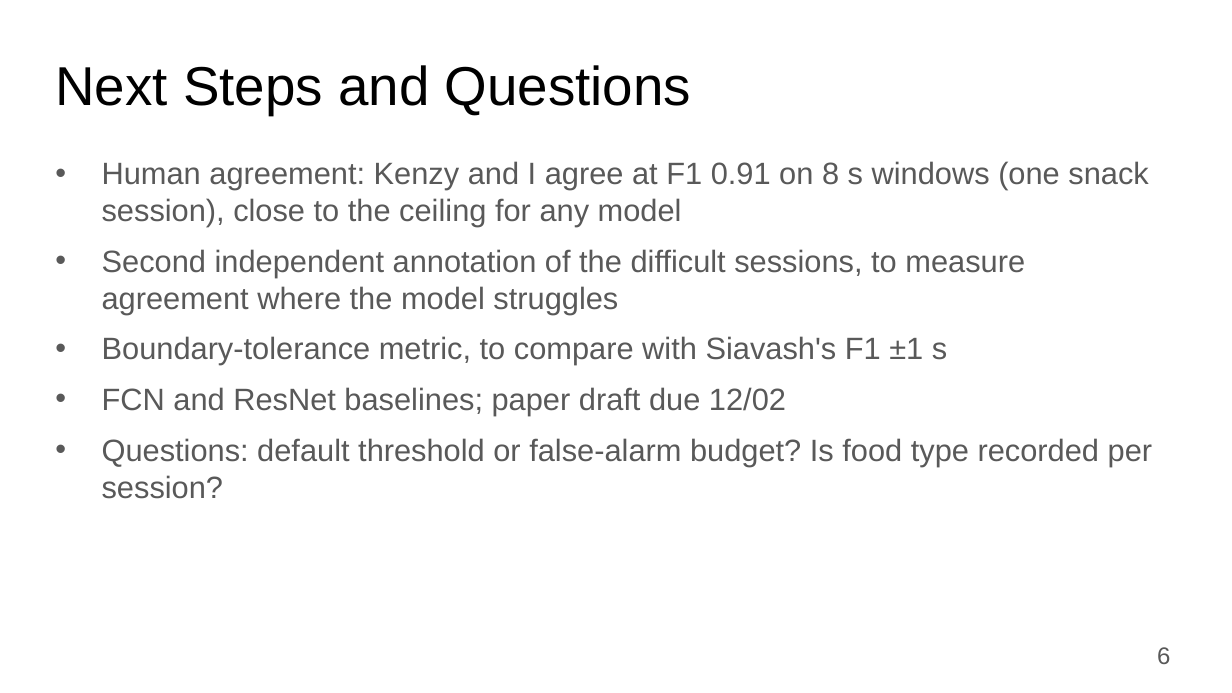
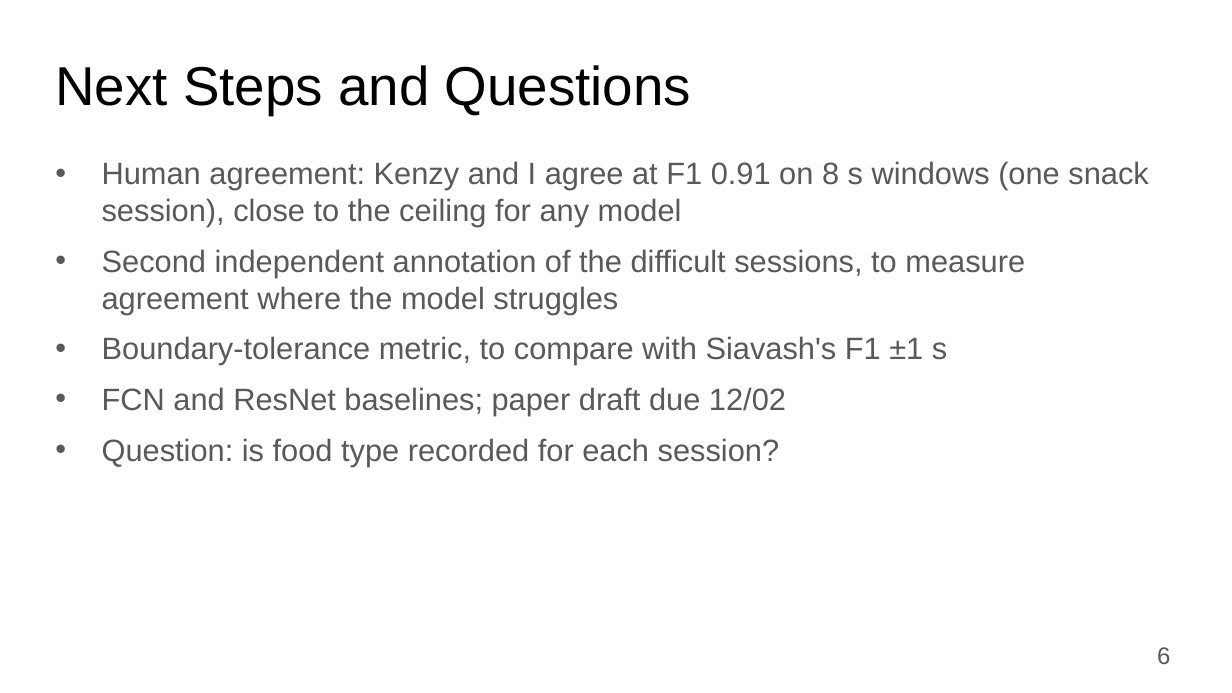
Before and after one commit to Cadunlea/Research_Directory, a slide deck: slide 6 of docs/presentation/lab_meeting_10_22_demo.pptx. Drawn at 1232x693 pixels with LibreOffice and Linux fonts; fonts in the diff are those of the drawing. Boxes give left, top, right and bottom in pixels: in the first picture for what was removed or moved away, otherwise in the second. Text is boxed around its words. In the diff, an @@ line names an element or a change of style, - is before the commit and + after.

```diff
--- a/docs/presentation/lab_meeting_10_22_demo.pptx
+++ b/docs/presentation/lab_meeting_10_22_demo.pptx
@@ text at (102,438,780,466): text changed @@
-• Questions: default threshold or false-alarm budget? Is food type recorded per session?
+• Question: is food type recorded for each session?
```
Also in this commit, not shown: 2 other slides changed.
